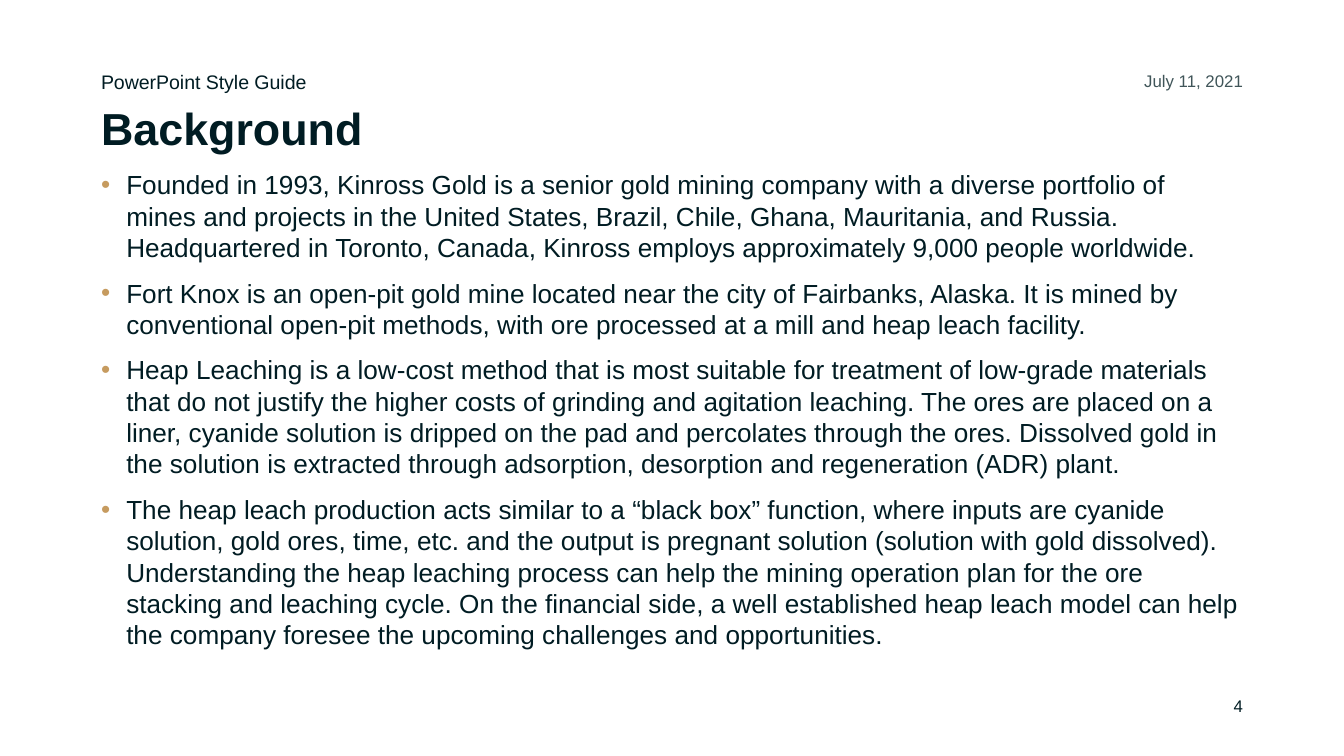
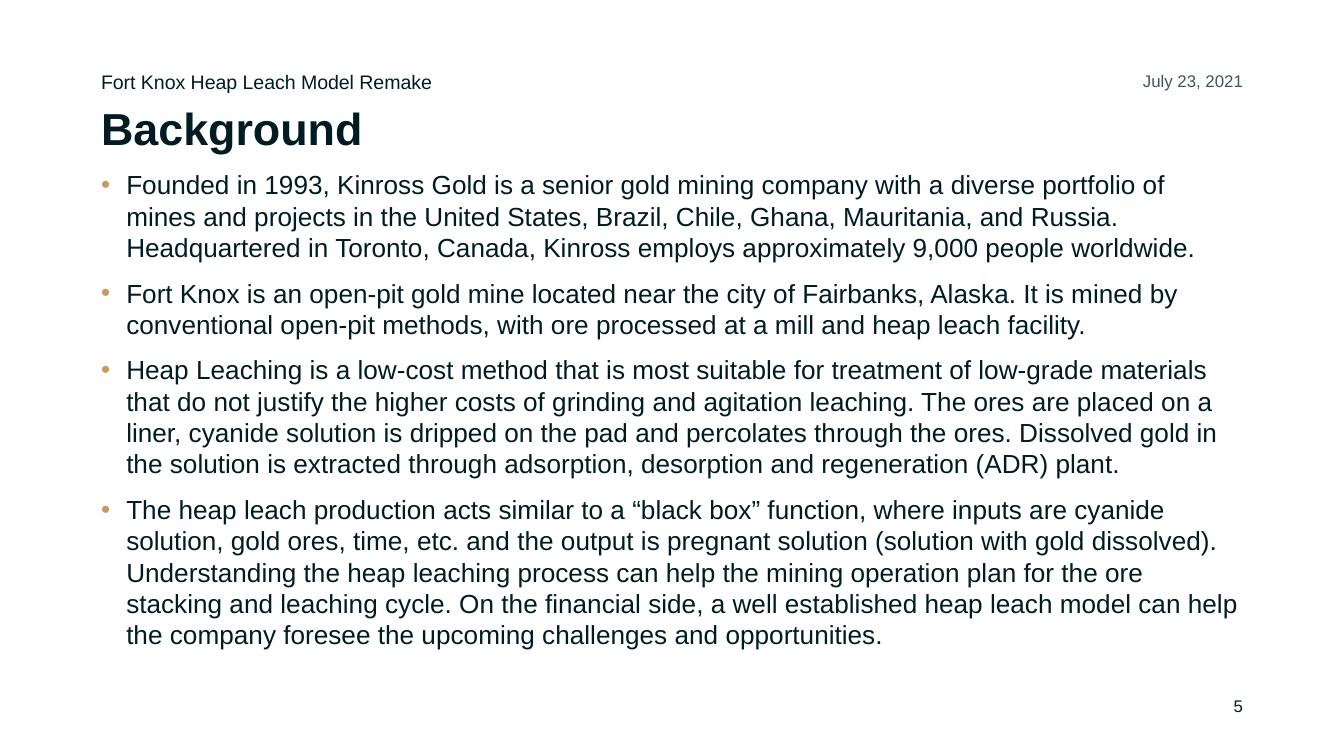
Before and after one commit to ChiefMetDing/FK_HL_Model_Remake, a slide deck: slide 5 of FK_HL_Model_Remake.pptx (slide 4 before the commit). Drawn at 1344x756 pixels with LibreOffice and Linux fonts; fonts in the diff are those of the drawing; background and template pictures are left out. Boxes give left, top, right and bottom in pixels: in the first picture for what was removed or moved away, otherwise in the second. Text is boxed around its words. In the diff, an @@ line names an element or a change of style, - is before the commit and + after.

```diff
--- a/FK_HL_Model_Remake.pptx
+++ b/FK_HL_Model_Remake.pptx
@@ text at <box>101,74,432,93</box>: text changed @@
-PowerPoint Style Guide
+Fort Knox Heap Leach Model Remake
@@ text at <box>1143,75,1242,91</box>: text changed @@
-July 11, 2021
+July 23, 2021
@@ page number at <box>1234,700,1243,712</box>: text changed @@
-4
+5
```
Also in this commit, not shown: 4 other slides changed, 3 slides added, 3 other files.
